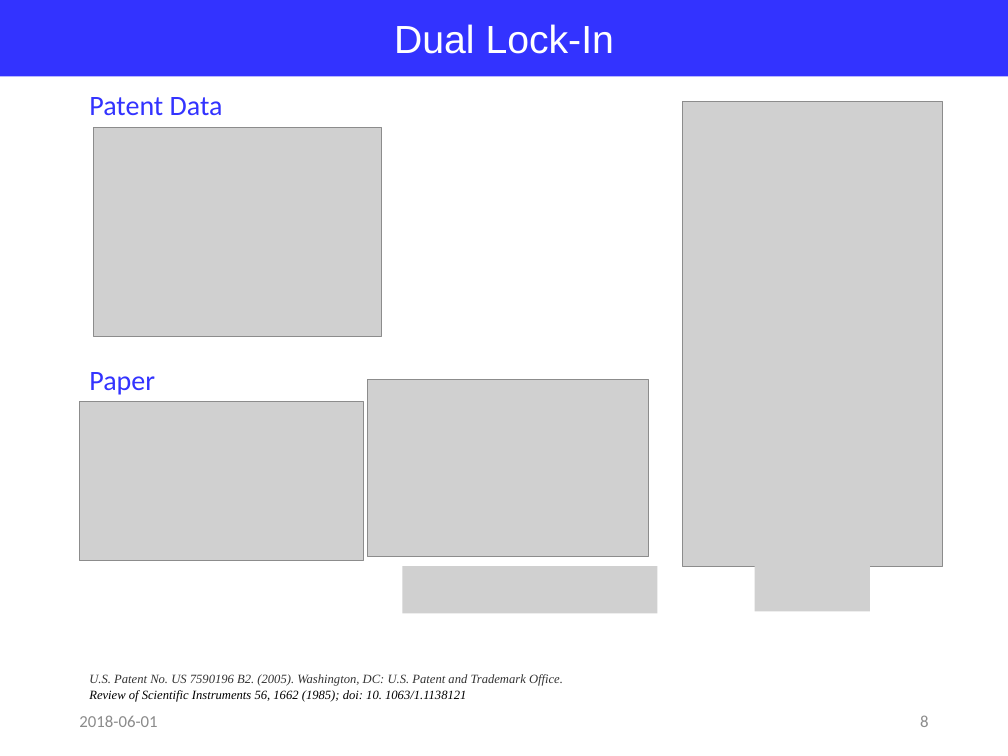
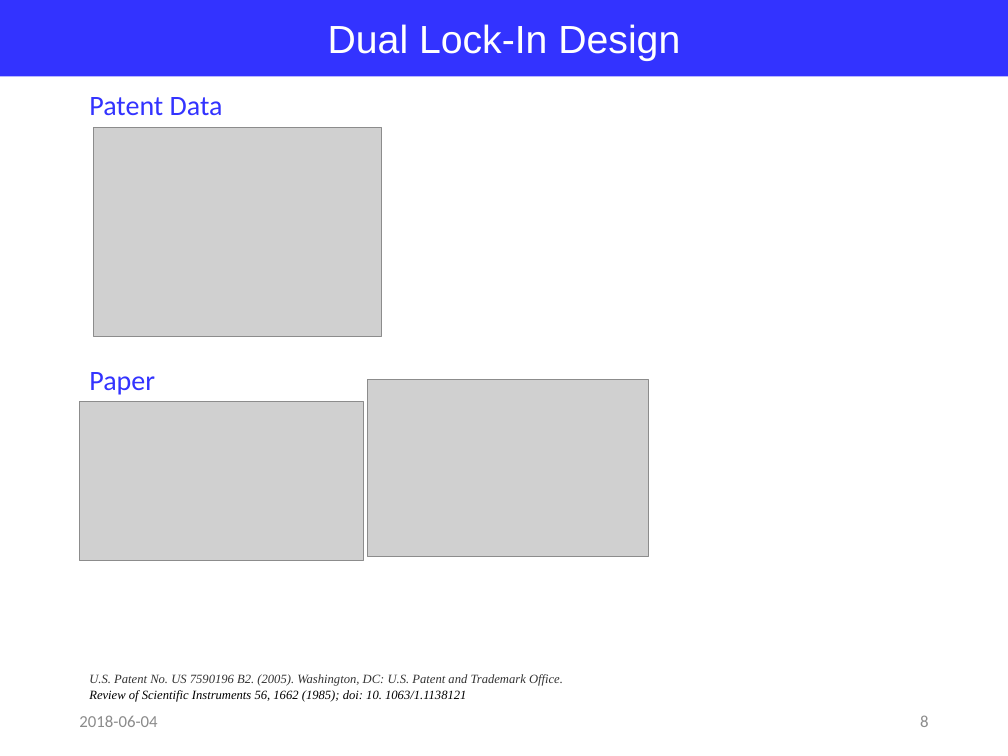
Before and after one commit to jglee96/NBTP_Lab, a slide deck: slide 8 of 랩미팅/201806/180604 Zurich Lock-In(Jong).pptx. Drawn at 1008x756 pixels with LibreOffice and Linux fonts; fonts in the diff are those of the drawing; grey boxes stand for pictures. Boxes give left, top, right and bottom in pixels: in the first picture for what was removed or moved away, otherwise in the second. Text is boxed around its words. In the diff, an @@ line names an element or a change of style, - is before the commit and + after.

```diff
--- a/랩미팅/201806/180604 Zurich Lock-In(Jong).pptx
+++ b/랩미팅/201806/180604 Zurich Lock-In(Jong).pptx
@@ text in rectangle at [328,24,680,61]: text changed @@
-Dual Lock-In
+Dual Lock-In Design
@@ picture removed at [682,102,942,566] @@
@@ picture removed at [402,566,657,614] @@
@@ picture removed at [755,563,870,611] @@
@@ text at [79,715,157,727]: text changed @@
-2018-06-01
+2018-06-04
```
Also in this commit, not shown: 8 other slides changed.
